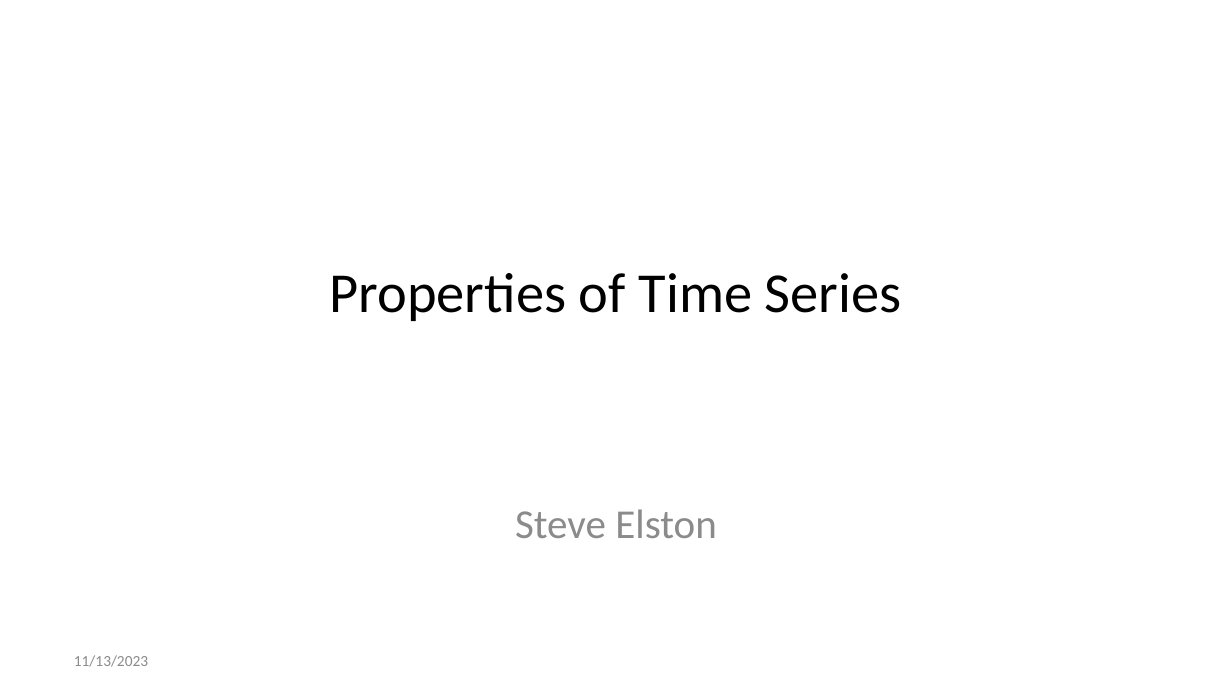
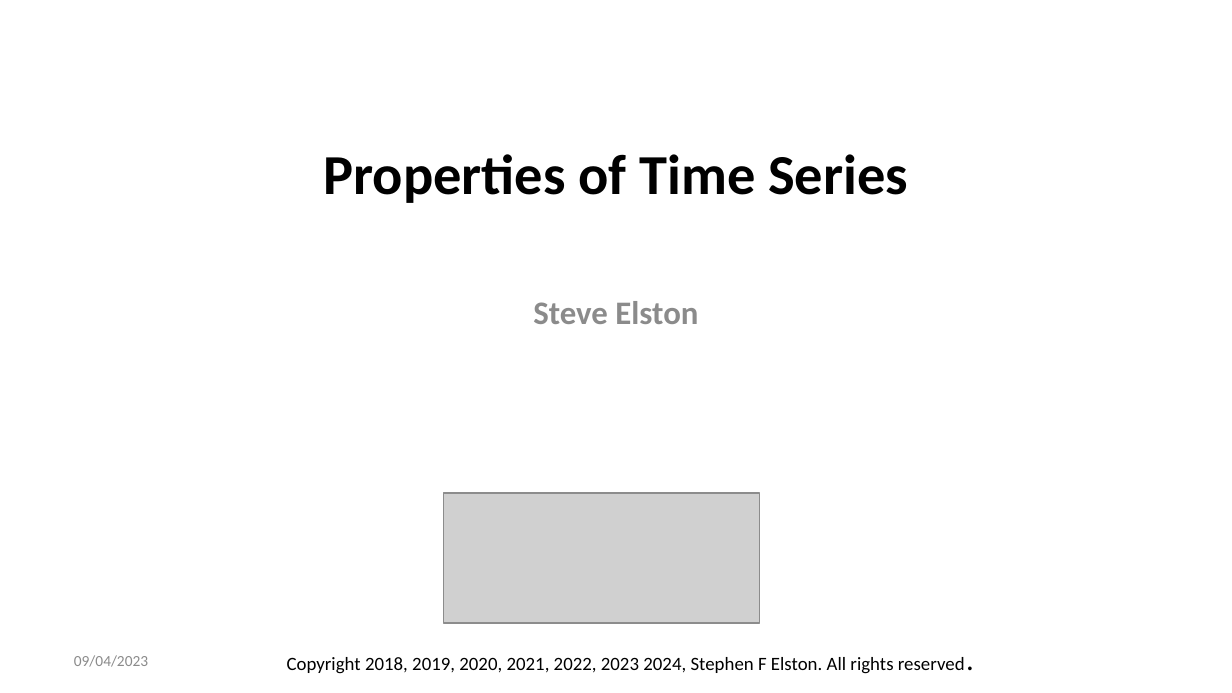
Before and after one commit to StephenElston/CSCI-E-83, a slide deck: slide 1 of LectureSlides/11_IntroductionToTimeSeries.pptx. Drawn at 1232x693 pixels with LibreOffice and Linux fonts; fonts in the diff are those of the drawing; grey boxes stand for pictures. Boxes give left, top, right and bottom in pixels: in the first picture for what was removed or moved away, otherwise in the second. Text is boxed around its words. In the diff, an @@ line names an element or a change of style, - is before the commit and + after.

```diff
--- a/LectureSlides/11_IntroductionToTimeSeries.pptx
+++ b/LectureSlides/11_IntroductionToTimeSeries.pptx
@@ title "Properties of Time Series": place and size @@
-title "Properties of Time Series" at (330, 273, 902, 321)
+title "Properties of Time Series" at (323, 154, 908, 203)
@@ title "Properties of Time Series" at (323, 154, 908, 203): bold on @@
@@ subtitle "Steve Elston": place and size @@
-subtitle "Steve Elston" at (515, 509, 717, 538)
+subtitle "Steve Elston" at (533, 301, 698, 324)
@@ subtitle "Steve Elston" at (533, 301, 698, 324): size 24 to 19.2 pt, bold on @@
@@ picture added at (444, 493, 760, 623) @@
@@ text at (74, 655, 148, 667): text changed @@
-11/13/2023
+09/04/2023
@@ text added at (287, 657, 965, 674), 11 pt, text #000000 @@
+Copyright 2018, 2019, 2020, 2021, 2022, 2023 2024, Stephen F Elston. All rights reserved.
```
Also in this commit, not shown: 18 other slides changed.
